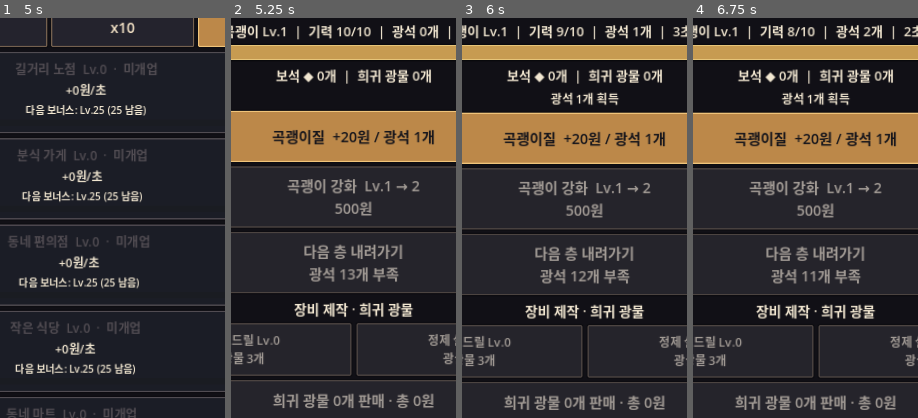
Above: before the commit, frames 1-4 (left to right).
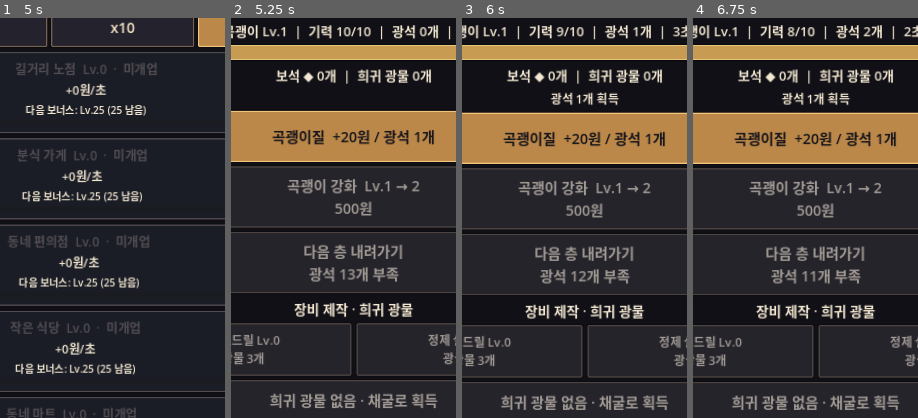
Above: after the commit, the same moments.

Repository: sungpil987/BottomLife-Reborn
Game: Godot game, scene res://scenes/Main.tscn
The game is run twice, just before and just after one commit, with the same random seed, the same clock (stepped at 60 frames per second) and the same inputs.
Inputs (mouse positions are % of the whole screen's width and height, from its top left):
- Up to frame 1 (5 s): click (50, 24) at 0.5 s; click "거리" at 1.25 s; click "사업" at 2 s; click "x1" at 2.75 s; click "x10" at 3.5 s; click "최대" at 4.25 s
- Up to frame 2 (5.25 s): click "광산" at 5 s
- Up to frame 3 (6 s): click "곡괭이질 +20원 / 광석 1개" at 5.75 s
- Up to frame 4 (6.75 s): click "곡괭이질 +20원 / 광석 1개" at 6.5 s
The pictures show only the part of the screen within x 23-73%, y 33-83%; the shares and areas given below are measured in that part.

Frame 1 is identical in both runs. In frame 2, 1.6% of the frame differs, in the area x 17-92%, y 93-98%; in frame 3, 1.6%, in the area x 17-92%, y 94-98%; in frame 4, 1.6%.

Commit message:
v8.6 unify mine sale pricing and keep sale button accurate live

Diff:
--- a/scripts/main.gd
+++ b/scripts/main.gd
@@ -310,6 +310,7 @@
 		mine_result_label.text = last_mine_find
 	if is_instance_valid(mine_sell_button):
 		mine_sell_button.disabled = rare_ore <= 0
+		mine_sell_button.text = mine_sale_button_text()
 	for kind in range(mine_craft_buttons.size()):
 		if is_instance_valid(mine_craft_buttons[kind]):
 			var level := drill_level if kind == 0 else refinery_level
@@ -945,7 +946,7 @@
 func sell_rare_ore() -> void:
 	if rare_ore <= 0:
 		return
-	var income := float(rare_ore) * 2500.0 * float(mine_depth) * prestige_multiplier() * (1.0 + float(refinery_level) * 0.1)
+	var income := mine_sale_total()
 	money += income
 	run_earned += income
 	lifetime_earned += income
@@ -1006,6 +1007,14 @@
 		last_mine_find = "지하 %d층 도착" % mine_depth
 	save_game()
 	refresh()
+
+func mine_sale_total() -> float:
+	return float(rare_ore) * 2500.0 * float(mine_depth) * prestige_multiplier() * (1.0 + float(refinery_level) * 0.1)
+
+func mine_sale_button_text() -> String:
+	if rare_ore <= 0:
+		return "희귀 광물 없음 · 채굴로 획득"
+	return "희귀 광물 %d개 판매 · 총 %s원" % [rare_ore, number(mine_sale_total())]
 
 func mine_status_text() -> String:
 	var energy_rate: float = 0.4 + float(stamina_level) * 0.08
@@ -1097,7 +1106,7 @@
 		craft.pressed.connect(craft_equipment.bind(kind))
 		equipment_row.add_child(craft)
 		mine_craft_buttons.append(craft)
-	var sell := make_button("희귀 광물 %d개 판매 · 총 %s원" % [rare_ore, number(float(rare_ore * 2500 * mine_depth) * prestige_multiplier() * (1.0 + float(refinery_level) * 0.1))])
+	var sell := make_button(mine_sale_button_text())
 	sell.custom_minimum_size.y = 64
 	sell.disabled = rare_ore <= 0
 	sell.pressed.connect(sell_rare_ore)
